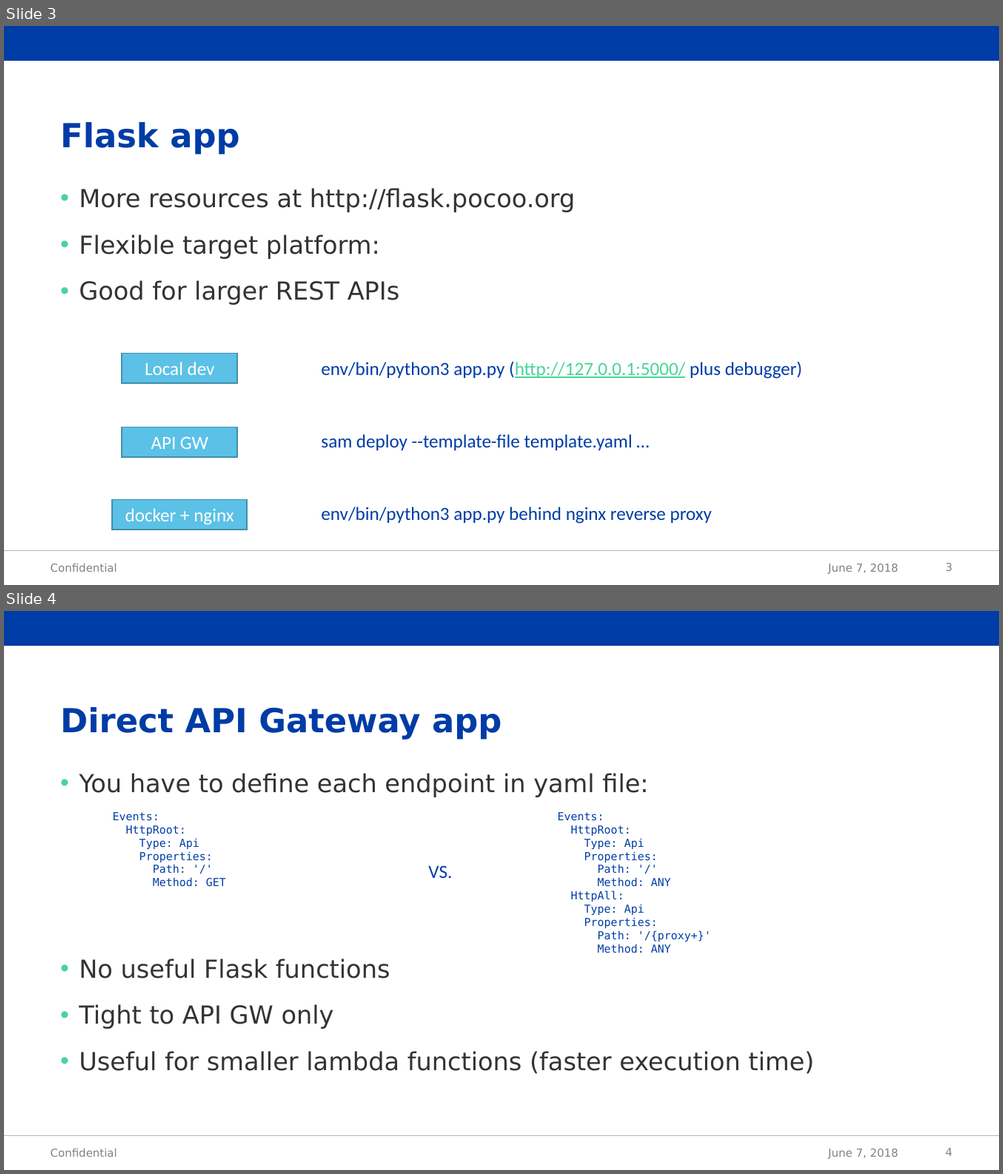
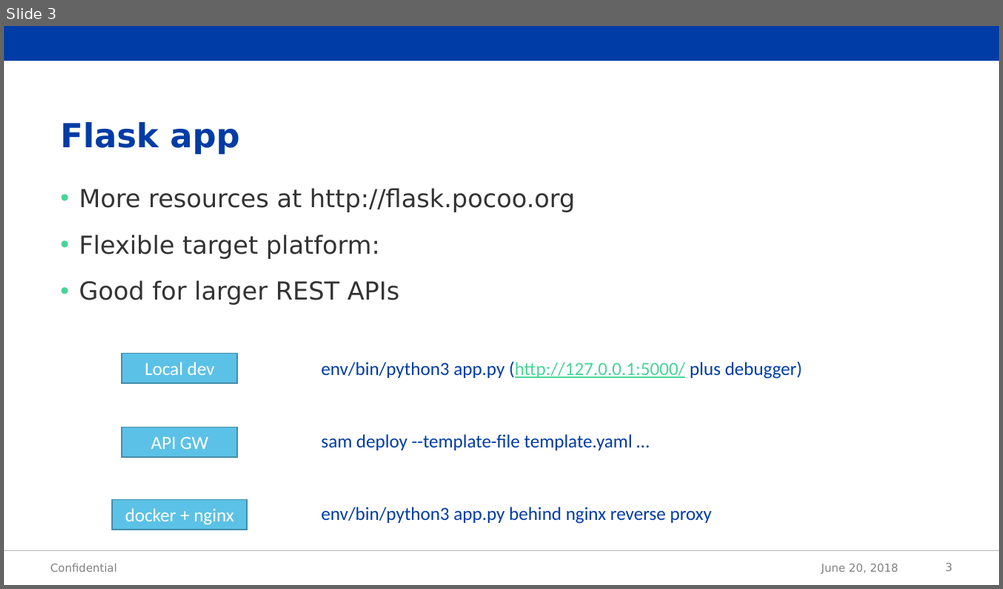
Before and after one commit to jakubzeman-acc/aws-sam-hello-world, a slide deck: demo.pptx. Shown one above the other, each under a label of ours: slides 3 and 4 before the commit, slide 3 after it. The pictures are 1003x1174 and 1003x589 pixels, drawn with LibreOffice and Linux fonts; fonts in the diff are those of the drawing; background and template pictures are left out. Boxes give left, top, right and bottom in pixels: in the first picture for what was removed or moved away, otherwise in the second. Text is boxed around its words. In the diff, an @@ line names an element or a change of style, - is before the commit and + after.

```diff
--- a/demo.pptx
+++ b/demo.pptx
@@ slide 4 removed at <box>4,611,999,1170</box>, background #FFFFFF; not listed: 2 template elements that a slide beside it also shows @@
@@ title removed at <box>60,707,501,740</box> @@
-Direct API Gateway app
@@ text removed at <box>79,773,814,1074</box> @@
-• You have to define each endpoint in yaml file:
-• No useful Flask functions
-• Tight to API GW only
-• Useful for smaller lambda functions (faster execution time)
@@ text removed at <box>113,812,226,887</box> @@
-Events:
-HttpRoot:
-Type: Api
-Properties:
-Path: '/'
-Method: GET
@@ text removed at <box>558,812,711,954</box> @@
-Events:
-HttpRoot:
-Type: Api
-Properties:
-Path: '/'
-Method: ANY
-HttpAll:
-Type: Api
-Properties:
-Path: '/{proxy+}'
-Method: ANY
@@ text removed at <box>428,866,452,878</box> @@
-VS.
@@ text removed at <box>51,1148,117,1157</box> @@
-Confidential
@@ text removed at <box>828,1149,898,1159</box> @@
-June 7, 2018
@@ page number removed at <box>945,1148,952,1156</box> @@
-4
@@ slide 3 changed as well @@
@@ text at <box>821,564,898,574</box>: text changed @@
-June 7, 2018
+June 20, 2018
```
Also in this commit, not shown: 4 other slides changed, 1 other slide removed, 4 other files.
